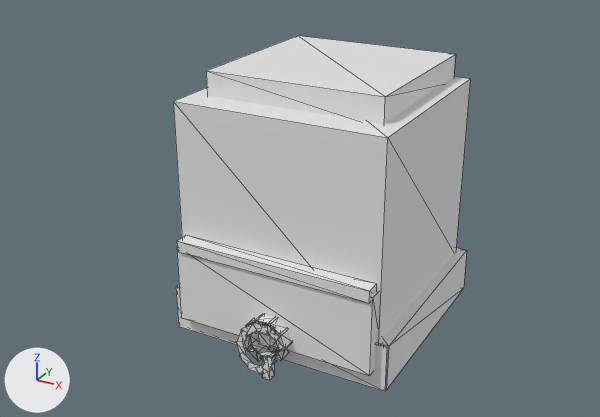
Before and after pictures for a commit that changed the OBJ model tools/armor_src/models/entity/outlaw/helm_head.obj.
Camera for both pictures: a 50 mm lens placed at (0.927, -1.81, 2.621), pointed at (-0.045, -0.043, 1.738). The lights are fixed; the arrows at lower left show +X, +Y and +Z. The older version comes first. Mesh edges are drawn as thin lines. Where no turn or scale is listed for an object, it has been applied to the vertices.

In view in the first picture: 'helm_head'.
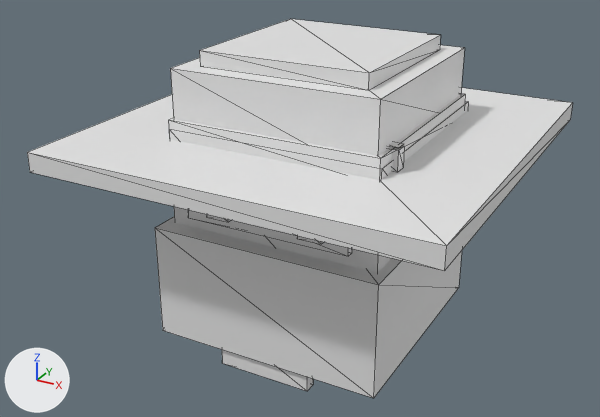
Boxes (x1, y1, x2, y2) around the edits, measured in the pictures (600 x 417 px):
'helm_head', reshaped (84% wider, 7% taller)
    before: (173, 36, 470, 391)
    after: (27, 19, 573, 398)
part 1 of me_helm_head, added
    after: (174, 101, 468, 273)
part 2 of me_helm_head, added
    after: (27, 88, 573, 271)
part 3 of me_helm_head, added
    after: (170, 45, 465, 156)
part 4 of me_helm_head, added
    after: (199, 19, 440, 90)
part 5 of me_helm_head, added
    after: (155, 217, 462, 398)
part 6 of me_helm_head, added
    after: (222, 350, 313, 391)
part 7 of me_helm_head, added
    after: (188, 210, 352, 256)
part 8 of me_helm_head, added
    after: (207, 214, 231, 222)
part 9 of me_helm_head, added
    after: (297, 236, 323, 244)
part 10 of me_helm_head, deleted
    before: (176, 36, 467, 391)
part 11 of me_helm_head, built on
    before: (173, 77, 470, 345)
    after: (168, 94, 465, 180)

The change in detail:
me_helm_head is used by ob_helm_head; location (0.0, 0.0, 0.0).
me_helm_head had 212 vertices, 204 faces and spanned x -0.306..0.306, y -0.369..0.325, z 1.375..2.112.
me_helm_head now has 96 vertices, 132 faces and spans x -0.512..0.512, y -0.512..0.513, z 1.388..2.175.
me_helm_head part 1: a new loose piece, a box spanning x -0.281..0.281, y -0.275..0.3, z 1.513..1.987.
me_helm_head part 2: a new loose piece, a box spanning x -0.512..0.512, y -0.512..0.513, z 1.913..1.962.
me_helm_head part 3: a new loose piece, a box spanning x -0.269..0.269, y -0.269..0.269, z 1.95..2.138.
me_helm_head part 4: a new loose piece, a box spanning x -0.219..0.219, y -0.219..0.219, z 2.138..2.175.
me_helm_head part 5: a new loose piece, a box spanning x -0.306..0.306, y -0.325..0.275, z 1.438..1.737.
me_helm_head part 6: a new loose piece, a box spanning x -0.125..0.125, y -0.316..-0.284, z 1.388..1.513.
me_helm_head part 7: a new loose piece, a box spanning x -0.219..0.219, y -0.3..-0.281, z 1.775..1.85.
me_helm_head part 8: a new loose piece, a box spanning x -0.156..-0.094, y -0.309..-0.291, z 1.794..1.831.
me_helm_head part 9: a new loose piece, a box spanning x 0.094..0.156, y -0.309..-0.291, z 1.794..1.831.
me_helm_head part 10: 35 loose pieces with 204 vertices, spanning x -0.306..0.306, y -0.369..0.325, z 1.375..2.112, are deleted.
Part 11, on me_helm_head:
8 vertices are removed from x -0.281..0.281, y -0.25..0.3, z 1.525..2.05.
12 faces are deleted.
12 vertices are added at x -0.278..0.206, y -0.278..0.278, z 1.944..2.019.
6 new vertices lie (0.556, 0.0, 0.0) away from vertices in x -0.278, y -0.278..0.278, z 1.944..2.013.
6 new vertices lie (0.088, 0.0, 0.0) away from vertices in x 0.206, y -0.216..-0.184, z 1.962..2.019.
24 new faces join them.
